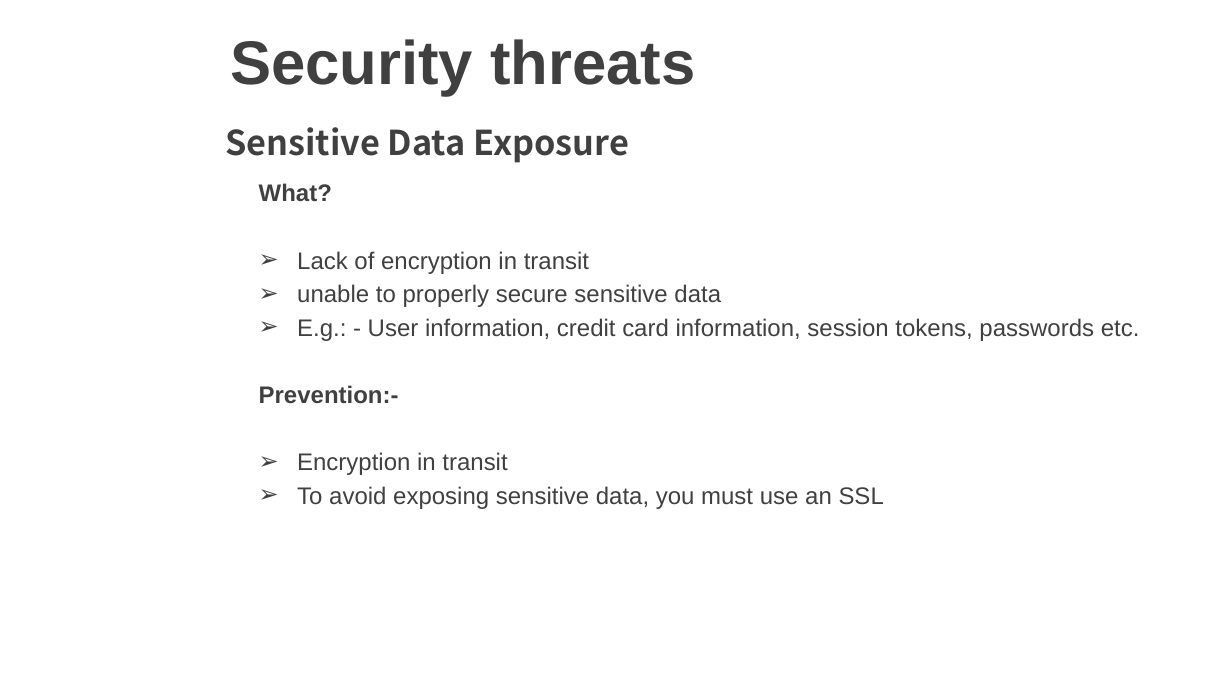
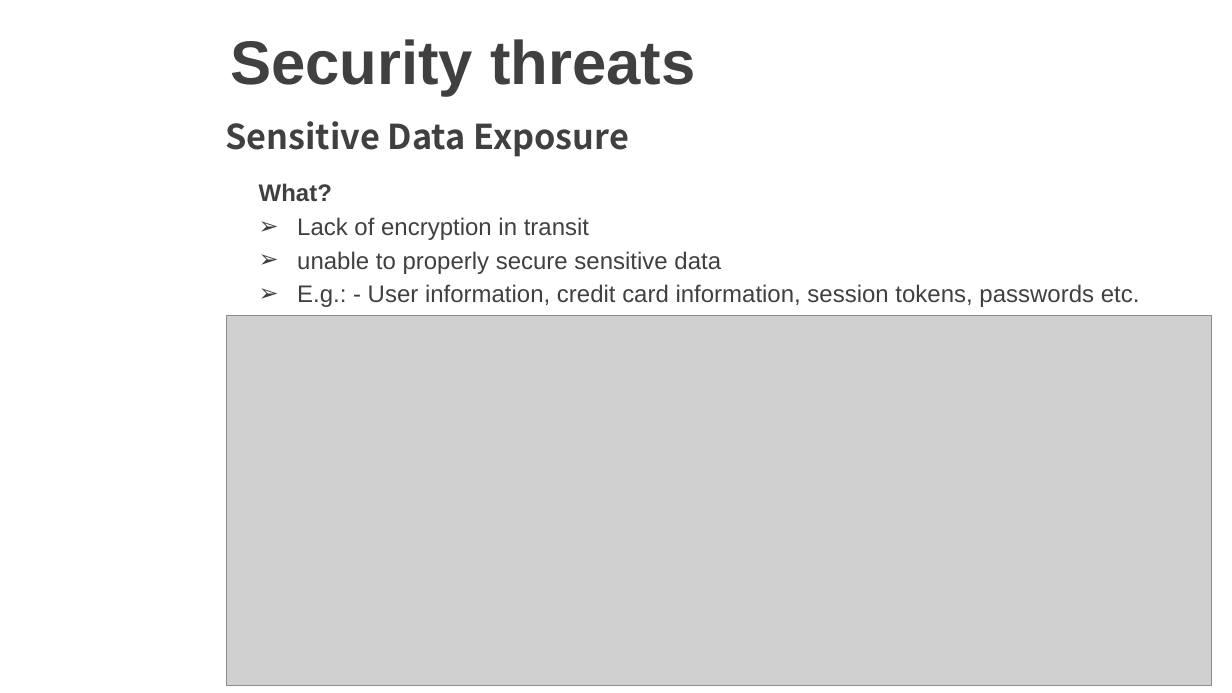
Before and after one commit to vgyureka/DotNetBig, a slide deck: slide 12 of webapiSecurity.pptx (slide 11 before the commit). Drawn at 1232x693 pixels with LibreOffice and Linux fonts; fonts in the diff are those of the drawing; grey boxes stand for pictures; background and template pictures are left out. Boxes give left, top, right and bottom in pixels: in the first picture for what was removed or moved away, otherwise in the second. Text is boxed around its words. In the diff, an @@ line names an element or a change of style, - is before the commit and + after.

Commit message:
Add files via upload
web api security - 11 MARCH 2019

```diff
--- a/webapiSecurity.pptx
+++ b/webapiSecurity.pptx
@@ text "Sensitive Data Exposure": place and size @@
-text "Sensitive Data Exposure" at <box>225,127,629,163</box>
+text "Sensitive Data Exposure" at <box>225,121,629,157</box>
@@ picture added at <box>227,315,1212,685</box> @@
@@ text at <box>259,385,884,509</box>: paragraphs removed @@
-Prevention:-
-➢ Encryption in transit
-➢ To avoid exposing sensitive data, you must use an SSL
```
Also in this commit, not shown: 7 other slides changed, 4 slides added.
